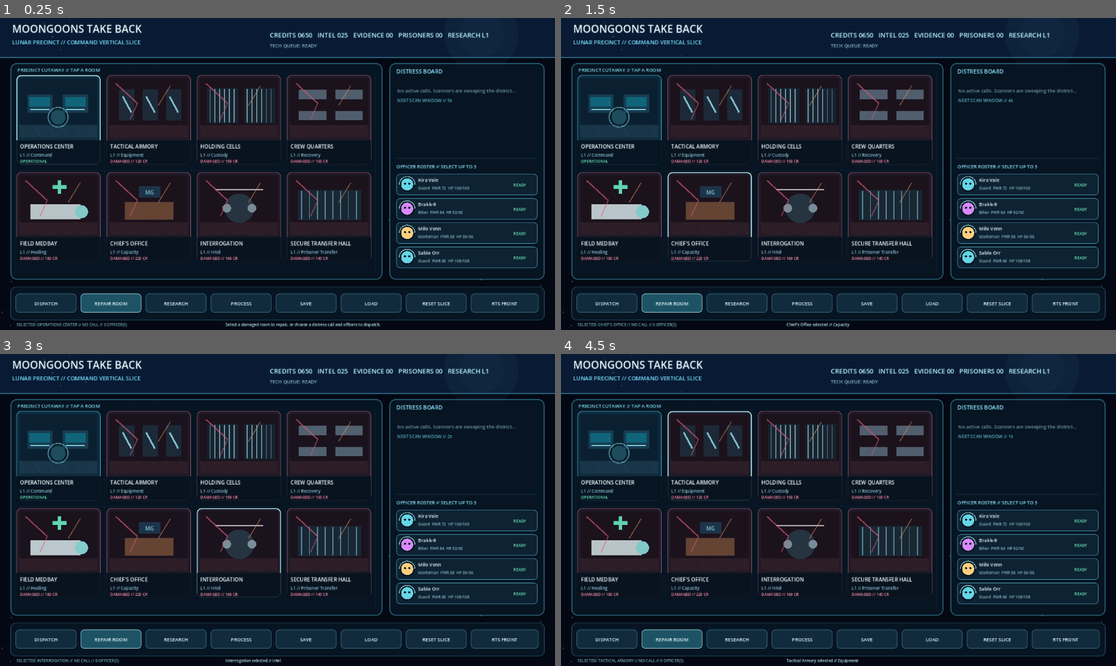
Above: before the commit, frames 1-4 (two rows, left to right).
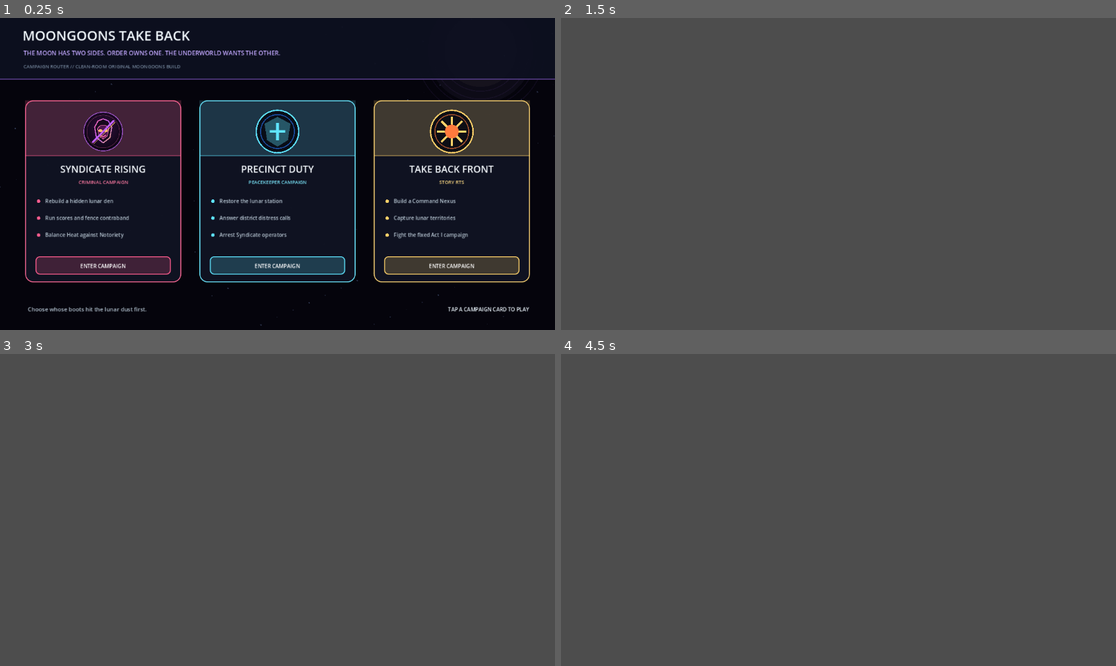
Above: after the commit, the same moments.

Repository: POTD725/MoonGoons-Take-Back
Game: Godot game, scene res://scenes/CampaignRouter.tscn
The game is run twice, just before and just after one commit, with the same random seed, the same clock (stepped at 60 frames per second) and the same inputs. Before the commit the project starts from res://scenes/PrecinctVerticalSlice.tscn.
Inputs (mouse positions are in pixels of both pictures, inside the frame that each line leads up to):
- Up to frame 1 (0.25 s): no input
- Up to frame 2 (1.5 s): tap Enter at 0.5 s; move the mouse to (960, 158) at 0.52 s; hold W 0.53-1.25 s; tap Q at 0.6 s; click (960, 158) at 0.67 s; tap Space at 1.25 s; drag from (727, 189) to (810, 236) at 1.27 s
- Up to frame 3 (3 s): tap Enter at 2 s; move the mouse to (333, 441) at 2.02 s; hold W 2.03-2.75 s; tap R at 2.1 s; tap Space at 2.75 s; drag from (249, 572) to (111, 463) at 2.77 s
- Up to frame 4 (4.5 s): tap Enter at 3.5 s; move the mouse to (1005, 556) at 3.52 s; hold A 3.53-4.25 s; tap B at 3.6 s; tap Space at 4.25 s; drag from (672, 463) to (755, 432) at 4.27 s

The runs differ from the first frame. In frame 1, 45% of the frame differs, in the area x 0-100%, y 0-100%; in frame 2, 99%; in frame 3, 99%; in frame 4, 99%.
Error after the commit: Parse Error: Could not resolve class "res://scripts/moongoons_rts_phase_nine_campaign.gd". (res://scripts/moongoons_rts_android_testbed.gd:1)

Commit message:
Launch the campaign router and register Syndicate state

Diff:
--- a/project.godot
+++ b/project.godot
@@ -4,13 +4,14 @@
 
 [application]
 config/name="MoonGoons Take Back"
-config/version="0.2.0-precinct-slice"
-run/main_scene="res://scenes/PrecinctVerticalSlice.tscn"
+config/version="0.3.0-syndicate-rising"
+run/main_scene="res://scenes/CampaignRouter.tscn"
 config/features=PackedStringArray("4.3", "GL Compatibility")
 config/icon="res://assets/android/icon.svg"
 
 [autoload]
 PrecinctState="*res://scripts/precinct_state.gd"
+SyndicateState="*res://scripts/syndicate_state.gd"
 
 [display/window]
 size/viewport_width=1280
